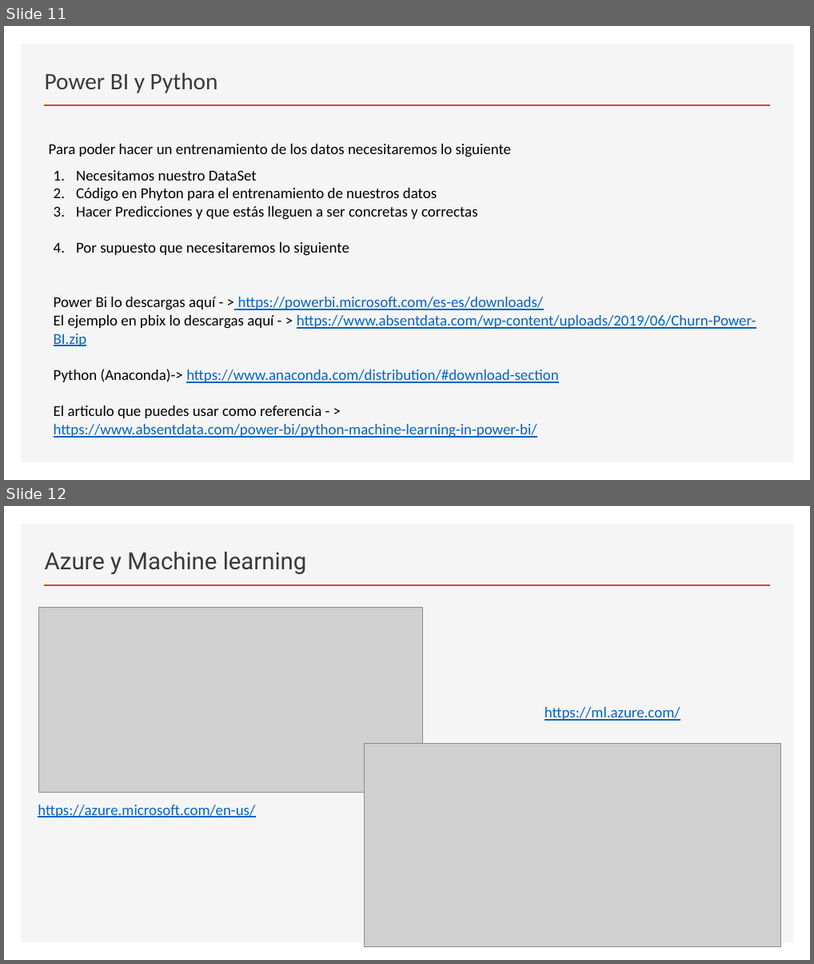
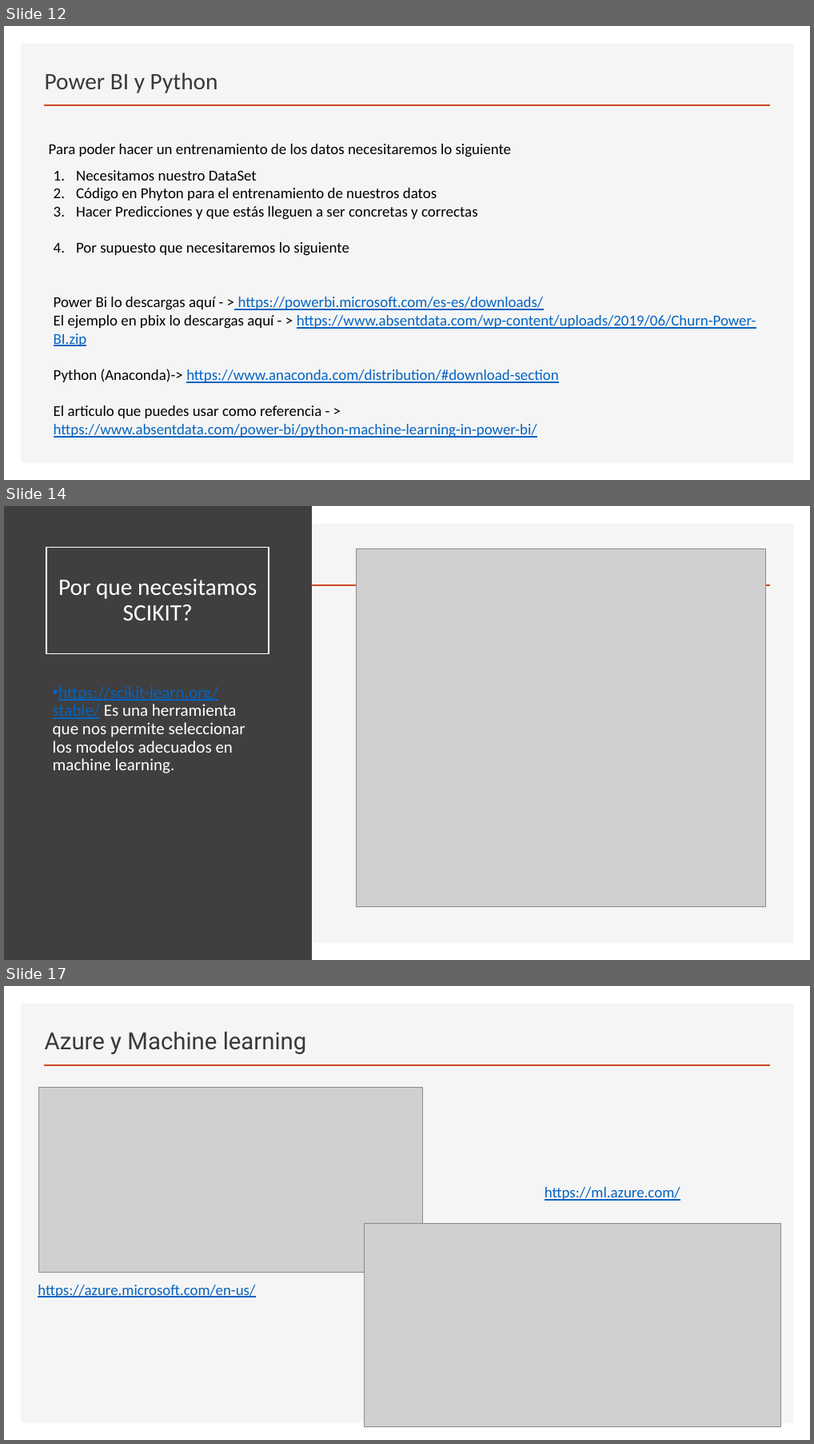
Before and after one commit to achocoza/UMV_Presentacion, a slide deck: Creando módulos de machine learning en power bi.pptx. Shown one above the other, each under a label of ours: slides 11 and 12 before the commit, slides 12, 14 and 17 after it; the slides between them are not shown. The pictures are 814x964 and 814x1444 pixels, drawn with LibreOffice and Linux fonts; fonts in the diff are those of the drawing; grey boxes stand for pictures. Boxes give left, top, right and bottom in pixels: in the first picture for what was removed or moved away, otherwise in the second. Text is boxed around its words. In the diff, an @@ line names an element or a change of style, - is before the commit and + after.

```diff
--- a/Creando módulos de machine learning en power bi.pptx
+++ b/Creando módulos de machine learning en power bi.pptx
@@ slide 14 added at [4, 506, 810, 960], background #FFFFFF; not listed: 2 template elements that a slide beside it also shows @@
@@ rectangle added at [4, 506, 312, 960], fill #3F3F3F @@
@@ title added at [46, 547, 269, 654], outline #FFFFFF 1.5 pt, 28 pt, text #FFFFFF @@
+Por que necesitamos SCIKIT?
@@ picture added at [357, 548, 766, 907] @@
@@ text added at [53, 686, 246, 773], 20 pt, text #FFFFFF @@
+• https://scikit-learn.org/stable/ Es una herramienta que nos permite seleccionar los modelos adecuados en machine learning.
@@ what was slide 11 is now slide 12 @@
@@ what was slide 12 is now slide 17 @@
```
Also in this commit, not shown: 4 other slides added.
